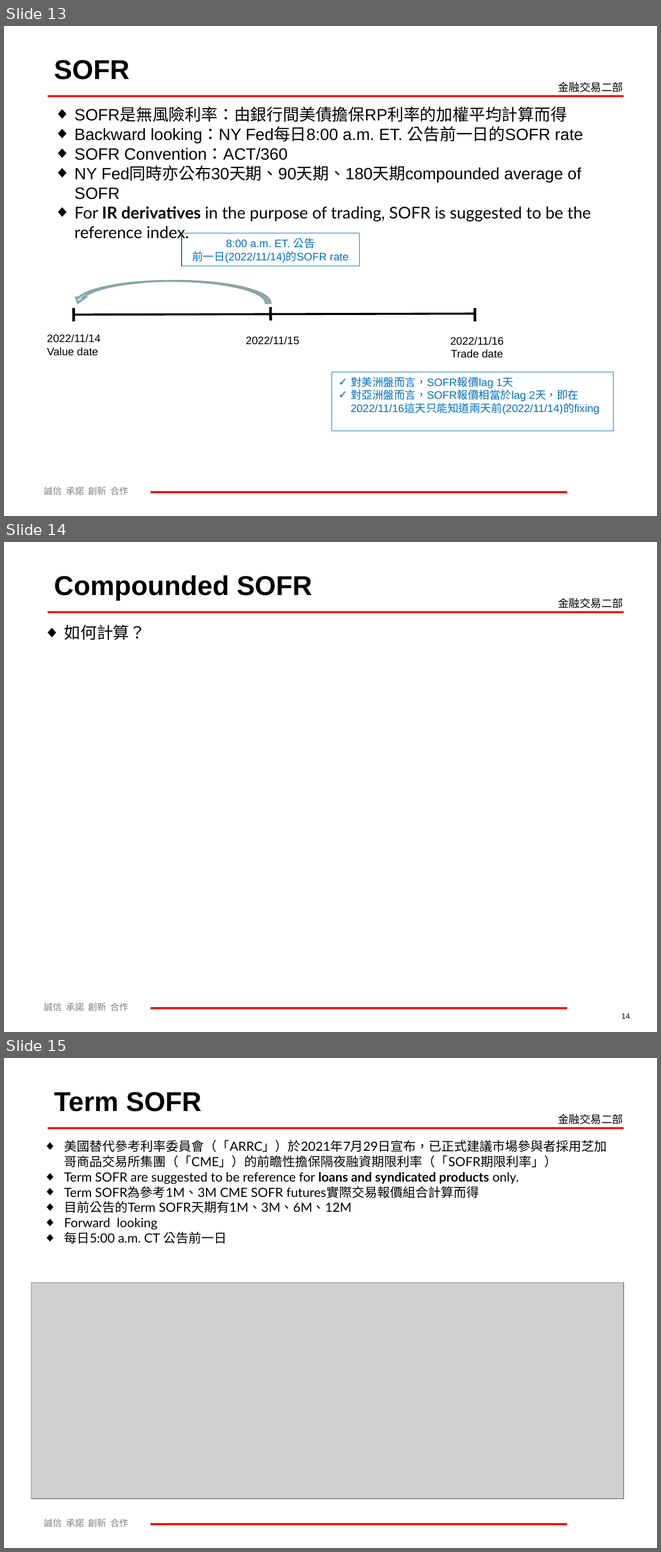
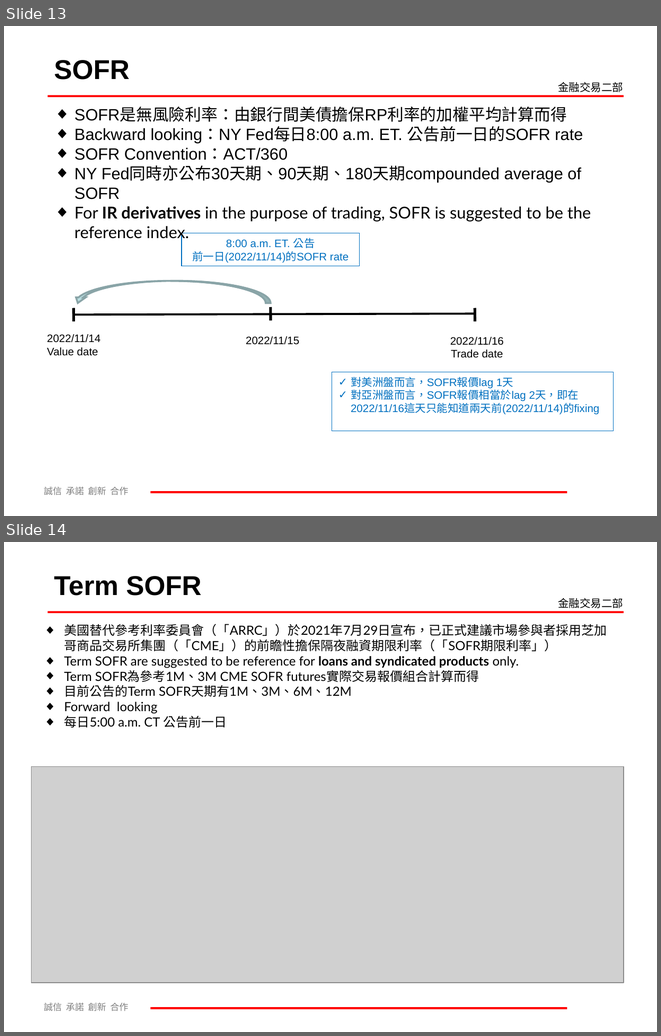
Before and after one commit to mark838308/Mark-Wang, a slide deck: 利率及衍生性商品介紹60分鐘課程_20240305.ppt. Shown one above the other, each under a label of ours: slides 13, 14 and 15 before the commit, slides 13 and 14 after it. The pictures are 661x1552 and 661x1036 pixels, drawn with LibreOffice and Linux fonts; fonts in the diff are those of the drawing; grey boxes stand for pictures; background and template pictures are left out. Boxes give left, top, right and bottom in pixels: in the first picture for what was removed or moved away, otherwise in the second. Text is boxed around its words. In the diff, an @@ line names an element or a change of style, - is before the commit and + after.

```diff
--- a/利率及衍生性商品介紹60分鐘課程_20240305.ppt
+++ b/利率及衍生性商品介紹60分鐘課程_20240305.ppt
@@ slide 14 removed at (4, 542, 657, 1032), background #FFFFFF; not listed: 4 template elements that a slide beside it also shows @@
@@ text removed at (54, 575, 312, 600) @@
-Compounded SOFR
@@ text removed at (64, 625, 146, 640) @@
-◆ 如何計算？
@@ page number removed at (621, 1013, 630, 1018) @@
-14
@@ what was slide 15 is now slide 14 @@
```
Also in this commit, not shown: 2 slides changed, 1 other slide removed.
